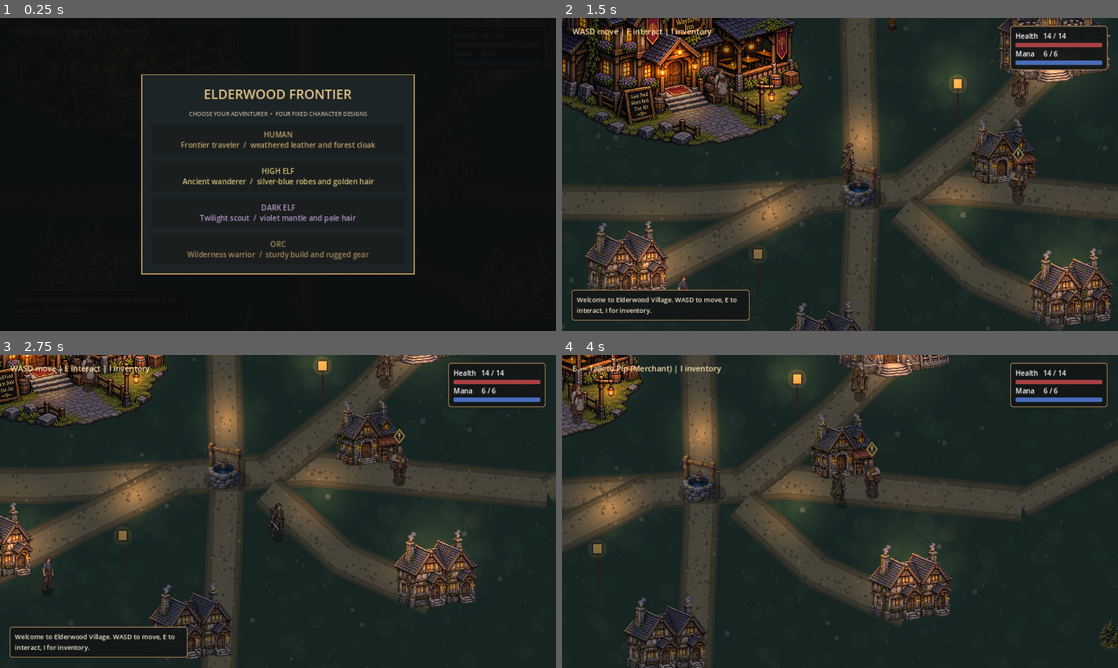
Above: before the commit, frames 1-4 (two rows, left to right).
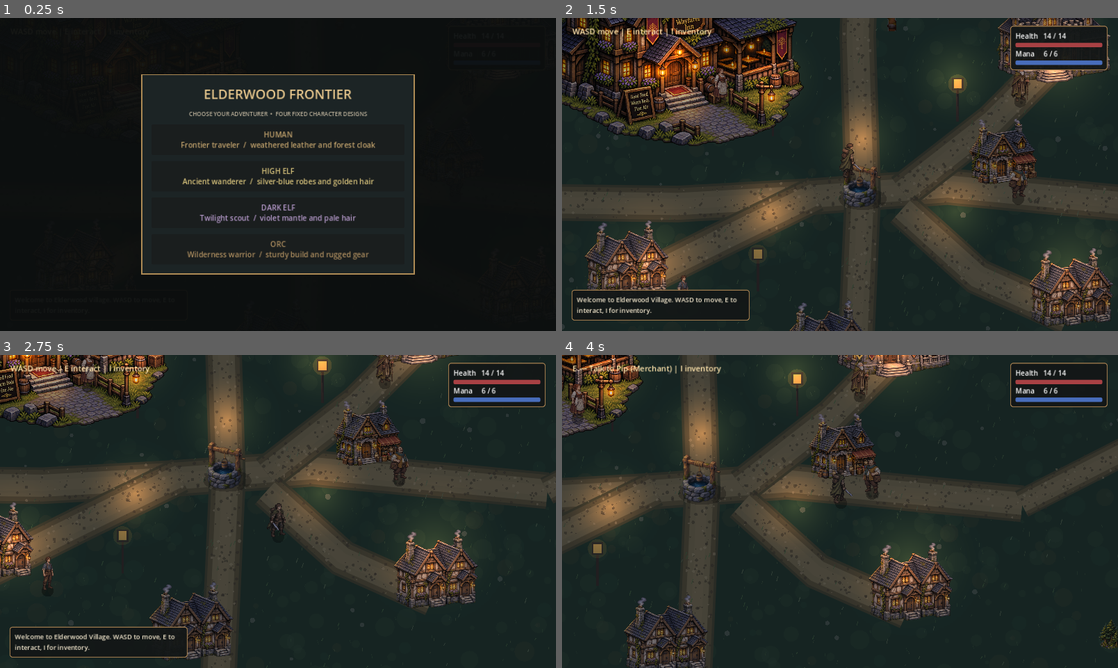
Above: after the commit, the same moments.

Repository: bhubler/elderwood-frontier-pc
Game: Godot game, scene res://scenes/world.tscn
Two runs of this game, one before a commit and one after it. Both use one fixed random seed, a clock stepped at 60 frames per second and the inputs below.
Inputs (mouse positions are in pixels of both pictures, inside the frame that each line leads up to):
- Up to frame 1 (0.25 s): no input
- Up to frame 2 (1.5 s): click "HUMAN Frontier traveler / wea…" at 0.5 s; tap Enter at 1.25 s; move the mouse to (962, 158) at 1.27 s; hold D from 1.28 s (still down); tap E at 1.35 s; click (962, 158) at 1.42 s
- Up to frame 3 (2.75 s): tap Space at 1.52, 2.27 s; move the mouse to (166, 527) at 2.02 s; release D at 2.03 s; hold S from 2.03 s (still down); tap E at 2.1 s
- Up to frame 4 (4 s): move the mouse to (895, 442) at 2.77 s; release S at 2.78 s; hold D 2.78-3.53 s; tap J at 2.85 s; tap E at 3.05, 3.8 s; move the mouse to (812, 574) at 3.52 s; hold W from 3.53 s (still down); tap I at 3.6 s; click (812, 574) at 3.67 s; tap Space at 3.77 s

The runs differ from the first frame. In frame 2, less than 0.1% of the frame differs, in the area x 81-84%, y 41-47%; in frame 3, less than 0.1%; in frame 4, less than 0.1%, in the area x 52-57%, y 0-33%.

Commit message:
Revise Elderwood opening to Elder birthday rite and four-wolf quest rewards

Diff:
--- a/scripts/village_interactions.gd
+++ b/scripts/village_interactions.gd
@@ -14,7 +14,8 @@
 const PINEWOOD_MAX_HEALTH := 14
 const PINEWOOD_MAX_MANA := 6.0
 const PINEWOOD_ENTRY_DISTANCE := 175.0
-const ROAD_REWARD := 20
+const ROAD_REWARD := 35
+const RITE_WOLF_COUNT := 4
 enum RoadQuest { OFFERED, ACTIVE, COMPLETE }
 
 const VillageNPC := preload("res://scripts/village_npc.gd")
@@ -68,7 +69,7 @@
         "words": "Welcome to the Wayfarer Inn! Travelers are always welcome. Come inside and rest by the hearth."},
     {"name": "Elden", "role": "Village Elder", "pos": Vector2(315, -165),
         "route": [Vector2(247, -150), Vector2(215, -92)], "wait": 5.0, "speed": 31.0,
-        "words": "Our little frontier settlement is growing. The roads beyond the woods are not always safe."},
+        "words": "You have taken your first steps into adulthood. There is much more for you to discover in Stonehaven."},
     {"name": "Pip", "role": "Merchant", "pos": Vector2(290, 30),
         "route": [Vector2(347, 30), Vector2(221, 35)], "wait": 1.0, "speed": 44.0,
         "words": "Fresh supplies! The wilderness rewards those who come prepared."},
@@ -216,8 +217,8 @@
 
 func _show_quest_offer(turn_in := false) -> void:
     turning_in_quest = turn_in
-    quest_title.text = "The Pinewood Road Is Clear" if turn_in else "Clear the Pinewood Road"
-    quest_details.text = ("Pip: The road is open again. Merchants can make the trip to Stonehaven safely. Here’s what I promised you.\n\nReward  ·  %d gold" if turn_in else "Pip needs help clearing two briar wolves from the road to Stonehaven. Take the north trail into Pinewood Forest. Look for one wolf at the fork and the other farther north. Return to Pip when the road is clear.\n\nReward  ·  %d gold") % ROAD_REWARD
+    quest_title.text = "Rite of Manhood — Complete" if turn_in else "Your Fifteenth Birthday — Rite of Manhood"
+    quest_details.text = ("Elden — Village Elder:\n\nYou have returned safely and protected our sheep. You have passed your rite of manhood, and I am proud of you. Take %d gold, two health potions, and two mana potions.\n\nYour next journey is to Stonehaven City. Seek out the Adventurer's Guild and register there." if turn_in else "Elden — Village Elder:\n\nHappy fifteenth birthday! We have trained you for this day. You have become a young man, proficient with the sword and skilled with magic, and now you are ready to set out on your own.\n\nFour wolves in Pinewood Forest have been threatening our sheep. Go into the forest, defeat all four, and return to me. This will be your first quest, and your rite of manhood.\n\nReward: %d gold, two health potions, and two mana potions.") % ROAD_REWARD
     accept_quest.text = "Claim reward" if turn_in else "Accept quest"
     decline_quest.text = "Later" if turn_in else "Decline"
     notice_timer.stop()
@@ -236,9 +237,11 @@
         road_quest = RoadQuest.COMPLETE
         gold += ROAD_REWARD
         gold_label.text = "%d GOLD" % gold
+        grant_item("rite_health_potions", {"name": "Health Potion x2", "kind": "consumable", "icon": "◆", "rarity": "Common", "description": "Two health potions, a gift from Elder Elden."})
+        grant_item("rite_mana_potions", {"name": "Mana Potion x2", "kind": "consumable", "icon": "✦", "rarity": "Common", "description": "Two mana potions, a gift from Elder Elden."})
         _update_pip_marker()
         _close_quest_offer()
-        _show_message("Quest completed — Clear the Pinewood Road\nReceived %d gold." % ROAD_REWARD, 5.0)
+        _show_message("Rite of Manhood completed! Received %d gold, 2 health potions and 2 mana potions. Next: Stonehaven Adventurer's Guild." % ROAD_REWARD, 7.0)
 
 func _accept_road_quest() -> void:
     if not quest_offer.visible or road_quest != RoadQuest.OFFERED:
@@ -246,9 +249,9 @@
     road_quest = RoadQuest.ACTIVE
     _update_pip_marker()
     _close_quest_offer()
-    var already_clear := defeated_wolves.size() == 2
-    var objective := "Talk to Pip to collect your reward." if already_clear else "Take the north trail into Pinewood Forest."
-    _show_message("Quest accepted — Clear the Pinewood Road\n" + objective, 5.0)
+    var already_clear := defeated_wolves.size() >= RITE_WOLF_COUNT
+    var objective := "Return to Elder Elden for your reward." if already_clear else "Defeat four wolves threatening the village sheep in Pinewood Forest."
+    _show_message("Quest accepted — Rite of Manhood\n" + objective, 5.0)
 
 func _make_inventory_window() -> void:
     inventory_panel = PanelContainer.new()
@@ -452,7 +455,7 @@
     for person in people:
         var npc := VillageNPC.new()
         npc.name = str(person["name"])
-        npc.quest_available = npc.name == &"Pip" and road_quest == RoadQuest.OFFERED
+        npc.quest_available = npc.name == &"Elden" and road_quest == RoadQuest.OFFERED
         npc.position = person["pos"]
         npc.z_index = 8
         npc.artwork_height = player.character_art_height
@@ -698,7 +701,7 @@
                 speaker.talking = true
                 conversation_open = true
                 var words: String = people[nearest]["words"]
-                var road_dialogue := speaker.name == &"Pip" and road_quest != RoadQuest.COMPLETE
+                var road_dialogue := speaker.name == &"Elden" and road_quest != RoadQuest.COMPLETE
                 if road_dialogue and (road_quest == RoadQuest.OFFERED or _road_ready_to_turn_in()):
                     _show_quest_offer(_road_ready_to_turn_in())
                     get_viewport().set_input_as_handled()
@@ -713,18 +716,18 @@
         get_viewport().set_input_as_handled()
 
 func _road_ready_to_turn_in() -> bool:
-    return road_quest == RoadQuest.ACTIVE and defeated_wolves.size() == 2
+    return road_quest == RoadQuest.ACTIVE and defeated_wolves.size() >= RITE_WOLF_COUNT
 
 func _update_pip_marker() -> void:
     for npc in villagers:
-        if npc.name == &"Pip":
+        if npc.name == &"Elden":
             npc.quest_available = road_quest == RoadQuest.OFFERED
             npc.quest_ready = _road_ready_to_turn_in()
             return
 
 func _pip_road_dialogue() -> String:
-    var remaining := 2 - defeated_wolves.size()
-    return "%d briar %s still on the Pinewood road. I’ll be here when the road is clear." % [
+    var remaining := maxi(0, RITE_WOLF_COUNT - defeated_wolves.size())
+    return "%d %s still threatening our sheep in Pinewood Forest. Return when the village is safe." % [
         remaining, "wolf is" if remaining == 1 else "wolves are"
     ]
 
@@ -802,7 +805,7 @@
         defeated_wolves.append(variant)
     _update_pip_marker()
     if _road_ready_to_turn_in():
-        _show_message("Clear the Pinewood Road — return to Pip for your reward.", 5.0)
+        _show_message("Rite of Manhood — return to Elder Elden for your reward.", 5.0)
     else:
         _show_message("Briar wolf defeated.", 3.0)
 
@@ -816,8 +819,8 @@
         return "Click the gate, press E, or walk through — Stonehaven"
     if road_quest == RoadQuest.ACTIVE:
         if forest.wolves.is_empty():
-            return "Return to Pip | " + status
-        return "Clear the Pinewood Road (%d/2) | %s" % [2 - forest.wolves.size(), status]
+            return "Return to Elder Elden | " + status
+        return "Rite of Manhood (%d/4) | %s" % [RITE_WOLF_COUNT - forest.wolves.size(), status]
     return "Pinewood Forest | " + status
 
 func _nearest_person() -> int:
